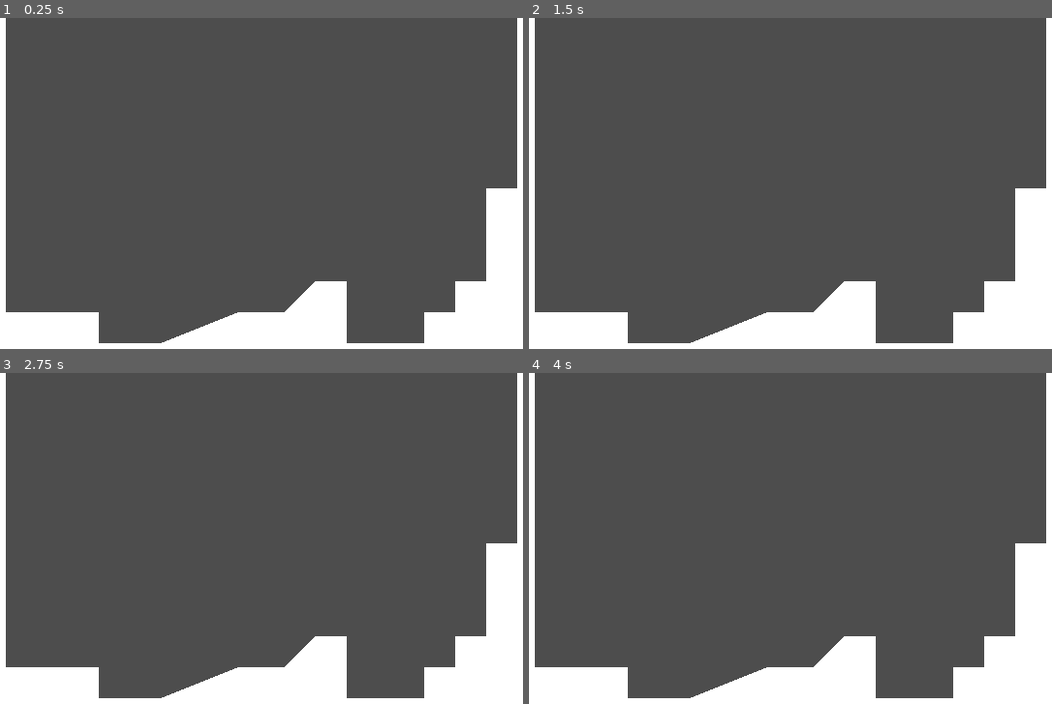
Above: before the commit, frames 1-4 (two rows, left to right).
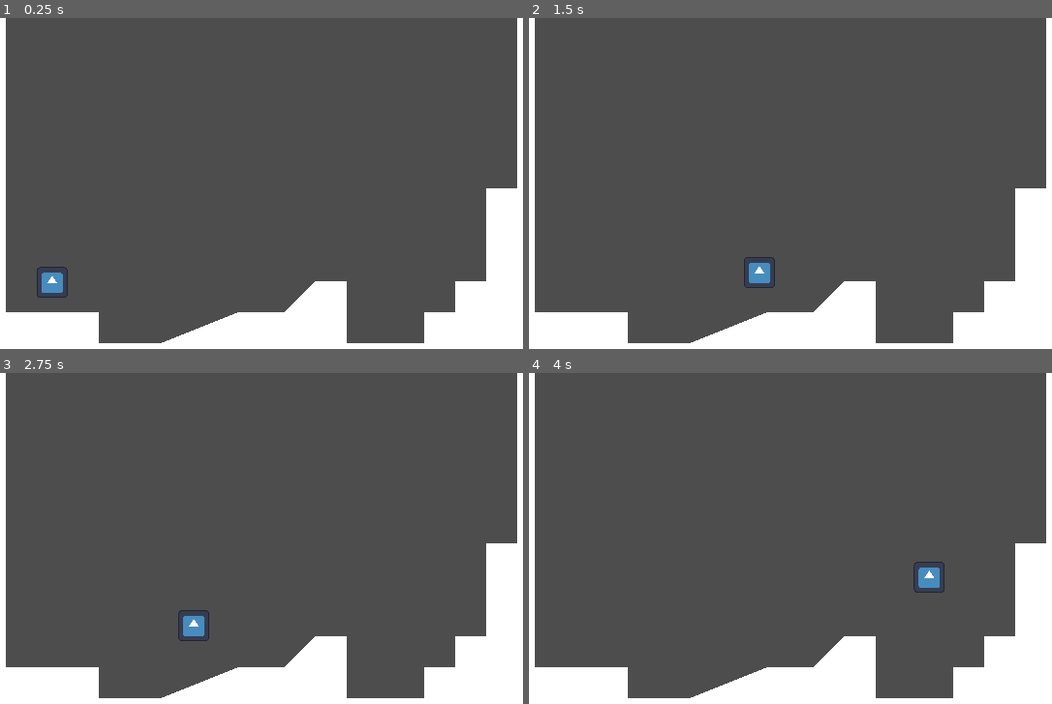
Above: after the commit, the same moments.

Repository: Superachi/Heart-Platformer
Game: Godot game, scene res://world.tscn
Two runs of this game, one before a commit and one after it. Both use one fixed random seed, a clock stepped at 60 frames per second and the inputs below. The engine's default icon, where the game draws it, is replaced by a stand-in: a white triangle on a blue panel in a dark square.
Inputs:
- Up to frame 1 (0.25 s): no input
- Up to frame 2 (1.5 s): tap Enter (ui_accept) at 0.5, 0.6, 0.77, 1.07, 1.35 s; hold Right (ui_right) from 0.53 s (still down)
- Up to frame 3 (2.75 s): tap Enter (ui_accept) at 1.52, 1.82, 2.1 s; release Right (ui_right) at 2.03 s; hold Left (ui_left) from 2.03 s (still down)
- Up to frame 4 (4 s): release Left (ui_left) at 2.78 s; hold Right (ui_right) from 2.78 s (still down); tap Enter (ui_accept) at 2.85, 3.02, 3.32, 3.6, 3.77 s

The runs differ from the first frame. In frame 1, 0.3% of the frame differs, in the area x 7-13%, y 75-85%; in frame 2, 0.3%; in frame 3, 0.3%; in frame 4, 0.3%.

Commit message:
Add player scene

Diff:
--- /dev/null
+++ b/Player.gd
@@ -0,0 +1,28 @@
+extends CharacterBody2D
+
+
+const SPEED = 100.0
+const JUMP_VELOCITY = -150.0
+
+# Get the gravity from the project settings to be synced with RigidBody nodes.
+var gravity = 500
+
+
+func _physics_process(delta):
+	# Add the gravity.
+	if !is_on_floor():
+		velocity.y += gravity * delta
+
+	# Handle jump.
+	if Input.is_action_just_pressed("ui_accept") and is_on_floor():
+		velocity.y = JUMP_VELOCITY
+
+	# Get the input direction and handle the movement/deceleration.
+	# As good practice, you should replace UI actions with custom gameplay actions.
+	var direction = Input.get_axis("ui_left", "ui_right")
+	if direction:
+		velocity.x = direction * SPEED
+	else:
+		velocity.x = move_toward(velocity.x, 0, 1200 * delta)
+
+	move_and_slide()
--- /dev/null
+++ b/Player.tscn
@@ -0,0 +1,17 @@
+[gd_scene load_steps=4 format=3 uid="uid://da1eh54dyt85x"]
+
+[ext_resource type="Texture2D" uid="uid://1ny62o48cqum" path="res://icon.svg" id="1_5g1s2"]
+[ext_resource type="Script" path="res://Player.gd" id="1_s6v8s"]
+
+[sub_resource type="RectangleShape2D" id="RectangleShape2D_2gq4o"]
+size = Vector2(16, 16)
+
+[node name="Player" type="CharacterBody2D"]
+script = ExtResource("1_s6v8s")
+
+[node name="CollisionShape2D" type="CollisionShape2D" parent="."]
+shape = SubResource("RectangleShape2D_2gq4o")
+
+[node name="Sprite2D" type="Sprite2D" parent="."]
+scale = Vector2(0.125, 0.125)
+texture = ExtResource("1_5g1s2")
--- a/world.tscn
+++ b/world.tscn
@@ -1,6 +1,7 @@
-[gd_scene load_steps=2 format=3 uid="uid://wkgd1y3xxxvl"]
+[gd_scene load_steps=3 format=3 uid="uid://wkgd1y3xxxvl"]
 
 [ext_resource type="Script" path="res://world.gd" id="1_q5o4c"]
+[ext_resource type="PackedScene" uid="uid://da1eh54dyt85x" path="res://Player.tscn" id="2_3tnpb"]
 
 [node name="World" type="Node2D"]
 script = ExtResource("1_q5o4c")
@@ -11,3 +12,6 @@
 polygon = PackedVector2Array(0, 0, 32, 0, 32, 152, 80, 152, 80, 168, 112, 168, 152, 152, 176, 152, 192, 136, 208, 136, 208, 168, 248, 168, 248, 152, 264, 152, 264, 136, 280, 136, 280, 88, 296, 88, 296, 0, 320, 0, 320, 184, 0, 184)
 
 [node name="Polygon2D" type="Polygon2D" parent="StaticBody2D/CollisionPolygon2D"]
+
+[node name="Player" parent="." instance=ExtResource("2_3tnpb")]
+position = Vector2(56, 120)
